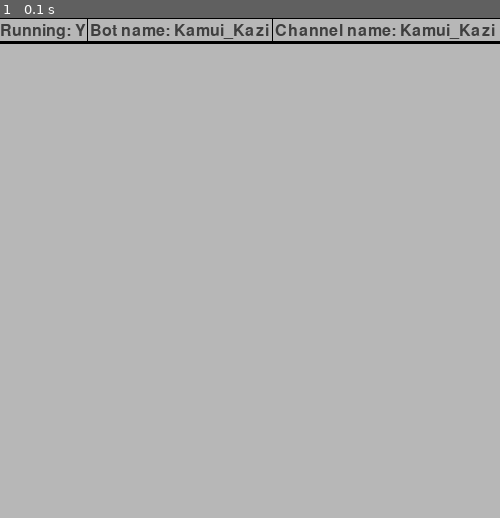
Above: before the commit, frame 1.
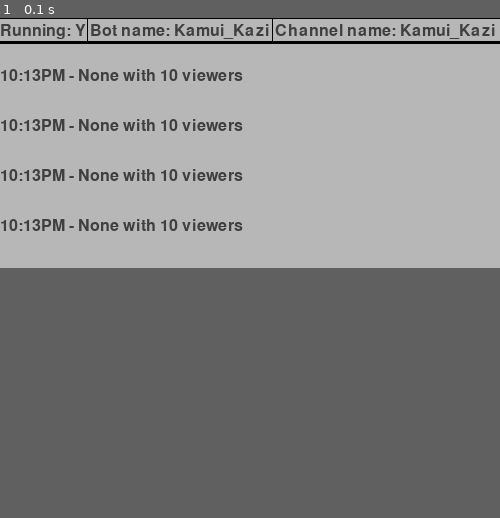
Above: after the commit, the same moment.

Repository: Kamui-Kazi/Shoutout-Raid
Game: pygame game, started from testing.py
Two runs of this game, one before a commit and one after it. Both use one fixed random seed, a clock stepped at 60 frames per second and the inputs below.
Inputs:
- Up to frame 1 (0.1 s): no input
The window is 500x500 before the commit and 500x250 after it. Grey fills any space a smaller window leaves; there, only what the larger window draws over its background counts as a difference.

The runs differ from the first frame. In frame 1, 2.1% of the frame differs, in the area x 0-49%, y 10-43%.

Commit message:
Final-ish interface

Diff:
--- a/Main.py
+++ b/Main.py
@@ -6,6 +6,8 @@
 import asqlite
 import pygame
 import datetime
+import pygame_scheme
+from fake_objects import FakeChannelRaid
 
 import twitchio
 from twitchio.ext import commands
@@ -13,17 +15,23 @@
 
 LOGGER: logging.Logger = logging.getLogger("Bot")
 
+SCREEN_WIDTH= pygame_scheme.SCREEN_WIDTH
+SCREEN_HEIGHT= pygame_scheme.SCREEN_HEIGHT
+TEXT_COLOR = pygame_scheme.TEXT_COLOR
+WINDOW_BG = pygame_scheme.WINDOW_BG
+GRID_COLOR = pygame_scheme.GRID_COLOR
+
 class Connection:
     def __init__(self):
-        self.last_raider_name = "None"
-        self.last_raider_count = 0
-        self.last_raid_time = datetime.datetime.now()
+        self.raids = [FakeChannelRaid()] * 5
+        self.bot_name = "None"
+        self.bot_status = False
+        self.channel_name = "None"
 
 
 class Bot(commands.Bot):
     def __init__(self, connection: Connection, *, token_database: asqlite.Pool) -> None:
         self.token_database = token_database
-        self.connection = connection
 
         self.owner_name=os.environ['OWNER_NAME']
         self.bot_name=os.environ['BOT_NAME']
@@ -38,8 +46,13 @@
             prefix=os.environ['BOT_PREFIX'],
         )
 
+        self.connection = connection
+        self.connection.bot_name = self.bot_name
+        self.connection.channel_name = self.target_name
+
     async def event_ready(self):
         # When the bot is ready
+        self.connection.bot_status = True
         LOGGER.info("Successfully logged in as: %s", self.bot_id)
         # target = self.create_partialuser(user_id=self.target_id, user_login=self.target_name)
         # await target.send_message(sender=self.bot_id, message='Bot has landed')
@@ -110,47 +123,75 @@
         #     sender=self.bot_id,
         #     message="!raiders",
         # )
-        self.bot.connection.last_raider_name = payload.from_broadcaster.display_name
-        self.bot.connection.last_raider_count =  payload.viewer_count
-        self.bot.connection.last_raid_time = payload.timestamp
+        self.bot.connection.raids.pop()
+        self.bot.connection.raids.insert(0, payload)
         LOGGER.info(f"[Raid detected] - {payload.from_broadcaster.display_name} is raiding {payload.to_broadcaster.display_name} with {payload.viewer_count} viewers!")
 
 
-class Interface():
+class Interface:
     def __init__(self, connection: Connection):
         self.connection = connection
         pygame.init()
-        self.screen = pygame.display.set_mode((int(os.environ['SCREEN_WIDTH']), int(os.environ['SCREEN_HEIGHT'])))
+        self.screen = pygame.display.set_mode((SCREEN_WIDTH, SCREEN_HEIGHT))
         pygame.display.set_caption("Twitch Raid Bot")
-        self.font = pygame.font.Font(None, 36)
+        self.font = pygame.font.Font(None, 24)
 
     async def run(self):
         #Runs the Pygame UI in an async loop.
         clock = pygame.time.Clock()
         running = True
         while running:
-            self.screen.fill((30, 30, 30))  # Clear screen
-
             # Check events
             for event in pygame.event.get():
                 if event.type == pygame.QUIT:
                     running = False
-
-            # Draw text
-            text = self.font.render("Twitch Raid Bot Running...", True, (255, 255, 255))
-            self.screen.blit(text, (50, 50))
-
-            # Draw last raid
-            raid_info = f"{self.connection.last_raid_time.strftime("%I:%M%p")} - {self.connection.last_raider_name} just raided with {self.connection.last_raider_count} viewers"
-            text = self.font.render(raid_info,True,(255,255,255))
-            self.screen.blit(text, (50, 100))
+            #designing interface
+            #   Clear screen
+            self.screen.fill(color=WINDOW_BG)
+            #   Drawing Boxes
+            pygame.draw.line(self.screen, GRID_COLOR, (0,0), (500, 0))
+            pygame.draw.line(self.screen, GRID_COLOR, (0,24), (500, 24), 3)
+            pygame.draw.line(self.screen, GRID_COLOR, (87,0), (87, 23))
+            pygame.draw.line(self.screen, GRID_COLOR, (272,0), (272, 23))
+            pygame.draw.line(self.screen, GRID_COLOR, (500,0), (500, 23))
+
+            #   drawing header text
+            match self.connection.bot_status:
+                case True:
+                    status = "Y"
+                case False:
+                    status = "N"
+            text = self.font.render(f"Running: {status}", True, TEXT_COLOR)
+            self.screen.blit(text, (0, 5))
+
+            text = self.font.render(f"Bot name: {self.connection.bot_name}", True, TEXT_COLOR)
+            self.screen.blit(text, (90, 5))
+
+            text = self.font.render(f"Channel name: {self.connection.channel_name}", True, TEXT_COLOR)
+            self.screen.blit(text, (275, 5))
+
+            # drawing history of raids
+            for i in range(self.connection.raids.__len__()):
+                #print(f"{self.connection.raids[i].timestamp} - {self.connection.raids[i].from_broadcaster.name} with {self.connection.raids[i].viewer_count} viewers")
+                text = self.font.render(f"{self.connection.raids[i].timestamp} - {self.connection.raids[i].from_broadcaster.name[0]} with {self.connection.raids[i].viewer_count} viewers", True, TEXT_COLOR)
+                self.screen.blit(text, (0, 50*(i+1)))
+
+
+
+
+            # text = self.font.render("Twitch Raid Bot Running...", True, TEXT_COLOR)
+            # self.screen.blit(text, (50, 50))
+
+            # # Draw last raid
+            # raid_info = f"{self.connection.last_raid_time.strftime("%I:%M%p")} - {self.connection.last_raider_name} just raided with {self.connection.last_raider_count} viewers"
+            # text = self.font.render(raid_info,True, TEXT_COLOR)
+            # self.screen.blit(text, (50, 100))
 
             pygame.display.flip()  # Update screen
             await asyncio.sleep(0.01)  # Yield control to async tasks (replaces tick)
 
         pygame.quit()
         asyncio.get_event_loop().stop()  # Stop the asyncio loop
-
 
 def main() -> None:
     load_dotenv()
--- /dev/null
+++ b/fake_objects.py
@@ -0,0 +1,14 @@
+import datetime
+
+class FakePartialUser:
+    def __init__(self, id:str, login:str, name:str):
+        self.id:str=id,
+        self.login:str=login,
+        self.name:str=name,
+
+class FakeChannelRaid:
+    def __init__(self):
+        self.from_broadcaster = FakePartialUser("1111", 'None', 'None')
+        self.to_broadcaster = FakePartialUser("1111", "Kazi_Kamui", "Kazi_Kamui")
+        self.viewer_count = 10
+        self.timestamp = datetime.datetime.now().strftime("%I:%M%p")
--- a/pygame_scheme.py
+++ b/pygame_scheme.py
@@ -1,5 +1,5 @@
 SCREEN_WIDTH: int=500
-SCREEN_HEIGHT: int=500
+SCREEN_HEIGHT: int=250
 TEXT_COLOR: str='#3f3f3f'
 WINDOW_BG: str='#b7b7b7'
 GRID_COLOR: str='#000000'
--- a/testing.py
+++ b/testing.py
@@ -8,6 +8,7 @@
 import pygame
 import datetime
 import pygame_scheme
+from fake_objects import FakeChannelRaid
 
 # import twitchio
 # from twitchio.ext import commands
@@ -21,7 +22,8 @@
 
 class Connection:
     def __init__(self):
-        self.last_raider_name = "None"
+        sample_raid = FakeChannelRaid()
+        self.raids = [sample_raid, sample_raid, sample_raid, sample_raid, sample_raid]
         self.last_raider_count = 0
         self.last_raid_time = datetime.datetime.now()
         self.bot_name = "Kamui_Kazi"
@@ -69,7 +71,11 @@
             text = self.font.render(f"Channel name: {self.connection.channel_name}", True, TEXT_COLOR)
             self.screen.blit(text, (275, 5))
 
-
+            # drawing history of raids
+            for i in range(self.connection.raids.__len__()):
+                #print(f"{self.connection.raids[i].timestamp} - {self.connection.raids[i].from_broadcaster.name} with {self.connection.raids[i].viewer_count} viewers")
+                text = self.font.render(f"{self.connection.raids[i].timestamp} - {self.connection.raids[i].from_broadcaster.name[0]} with {self.connection.raids[i].viewer_count} viewers", True, TEXT_COLOR)
+                self.screen.blit(text, (0, 50*(i+1)))
 
 
 
